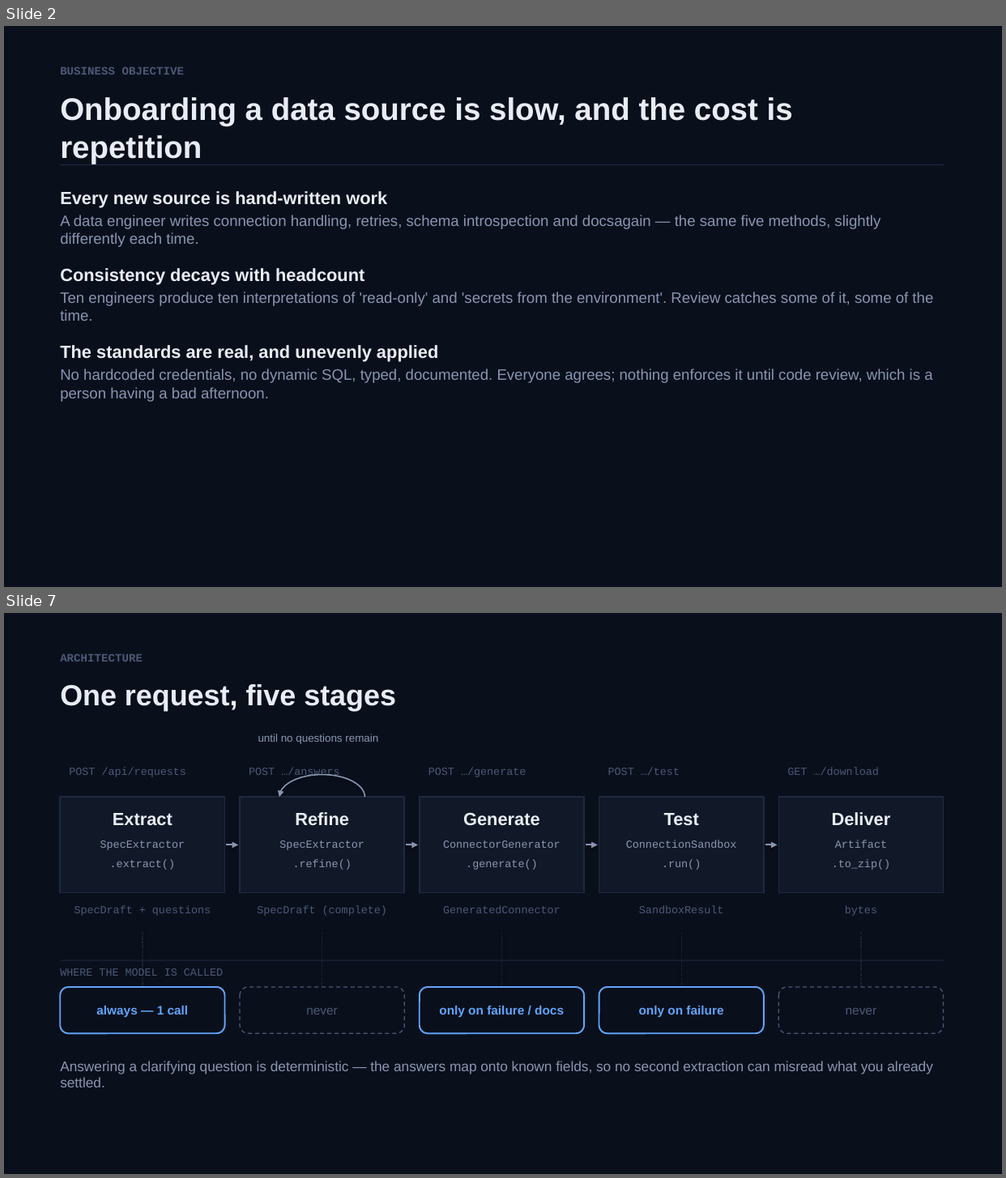
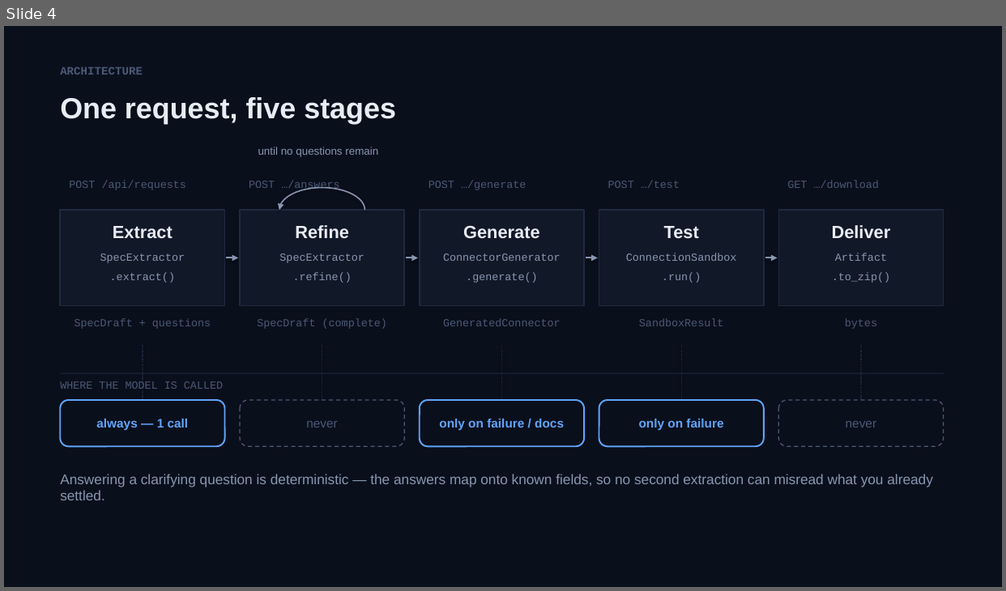
Before and after one commit to SKRejaulKarim04/data-source-onboarding-agent, a slide deck: docs/Data-Source-Onboarding-Agent.pptx. Shown one above the other, each under a label of ours: slides 2 and 7 before the commit, slide 4 after it; the slides between them are not shown. The pictures are 1006x1178 and 1006x591 pixels, drawn with LibreOffice and Linux fonts; fonts in the diff are those of the drawing. Boxes give left, top, right and bottom in pixels: in the first picture for what was removed or moved away, otherwise in the second. Text is boxed around its words. In the diff, an @@ line names an element or a change of style, - is before the commit and + after.

```diff
--- a/docs/Data-Source-Onboarding-Agent.pptx
+++ b/docs/Data-Source-Onboarding-Agent.pptx
@@ slide 2 removed at <box>4,26,1002,587</box>, background #FFFFFF @@
@@ rectangle removed at <box>4,26,1002,587</box> @@
@@ text removed at <box>60,67,184,75</box> @@
-BUSINESS OBJECTIVE
@@ text removed at <box>60,97,793,164</box> @@
-Onboarding a data source is slow, and the cost is repetition
@@ rectangle removed at <box>60,165,944,165</box> @@
@@ text removed at <box>60,191,933,402</box> @@
-Every new source is hand-written work
-A data engineer writes connection handling, retries, schema introspection and docsagain — the same five methods, slightly differently each time.
-Consistency decays with headcount
-Ten engineers produce ten interpretations of 'read-only' and 'secrets from the environment'. Review catches some of it, some of the time.
-The standards are real, and unevenly applied
-No hardcoded credentials, no dynamic SQL, typed, documented. Everyone agrees; nothing enforces it until code review, which is a person having a bad afternoon.
@@ what was slide 7 is now slide 4 @@
```
Also in this commit, not shown: 6 slides changed, 9 other slides removed, 2 other files.
